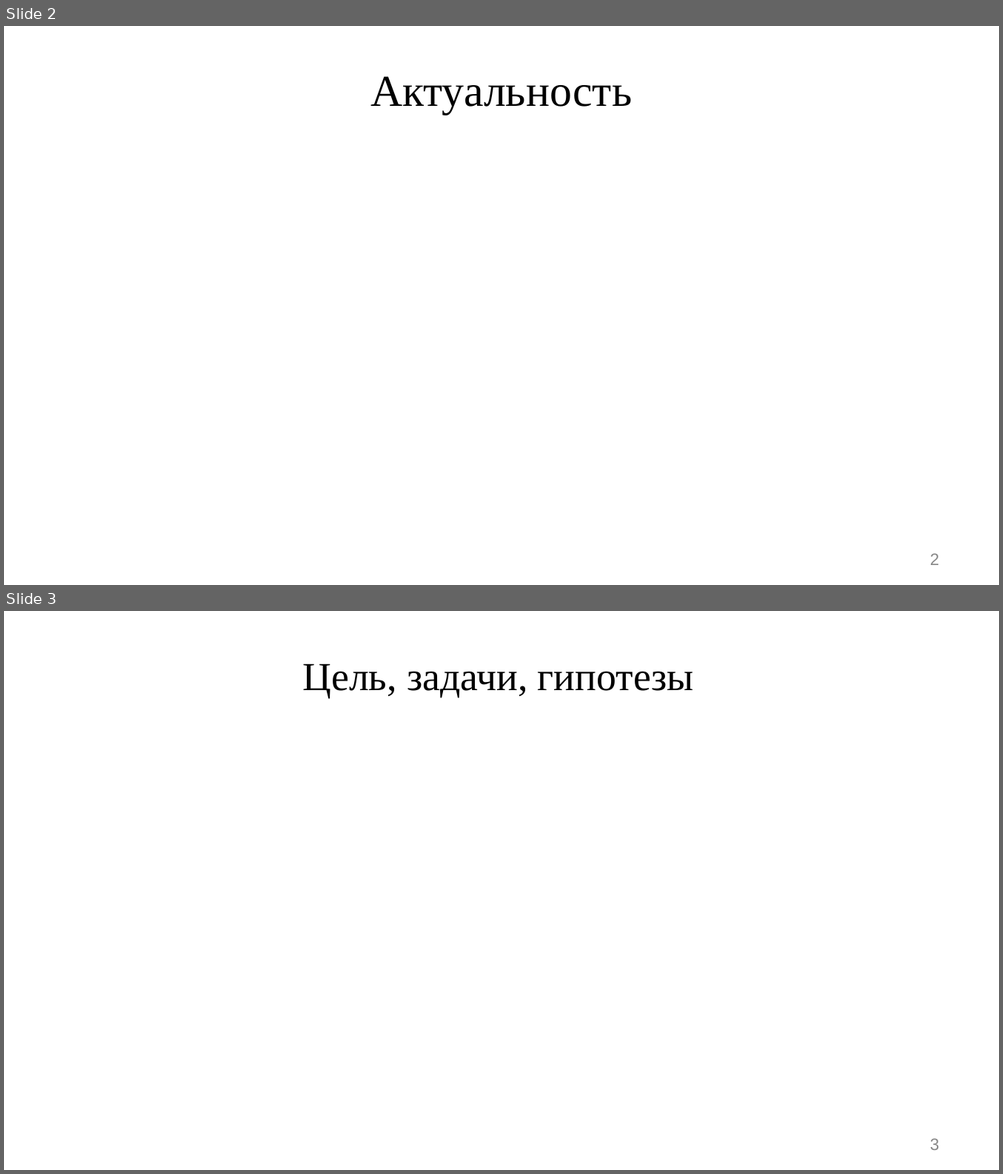
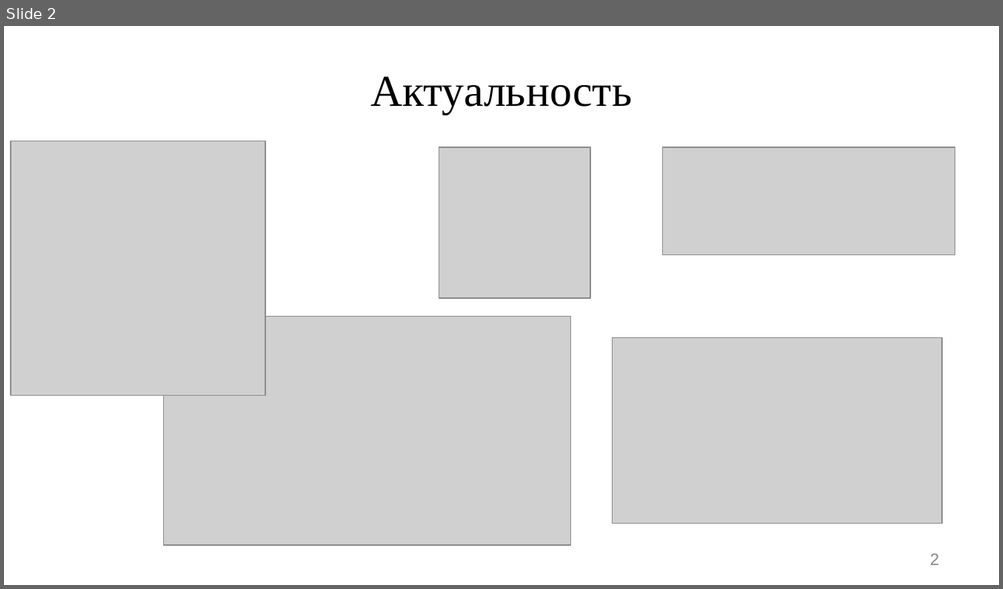
Before and after one commit to Oppelganger/.github, a slide deck: Имитация видео генеративными моделями.pptx. Shown one above the other, each under a label of ours: slides 2 and 3 before the commit, slide 2 after it. The pictures are 1003x1174 and 1003x589 pixels, drawn with LibreOffice and Linux fonts; fonts in the diff are those of the drawing; grey boxes stand for pictures. Boxes give left, top, right and bottom in pixels: in the first picture for what was removed or moved away, otherwise in the second. Text is boxed around its words. In the diff, an @@ line names an element or a change of style, - is before the commit and + after.

```diff
--- a/Имитация видео генеративными моделями.pptx
+++ b/Имитация видео генеративными моделями.pptx
@@ slide 3 removed at box(4, 611, 999, 1170), background #FFFFFF @@
@@ title removed at box(302, 664, 694, 698) @@
-Цель, задачи, гипотезы
@@ page number removed at box(930, 1139, 939, 1150) @@
-3
@@ slide 2 changed as well @@
@@ picture added at box(11, 141, 265, 396) @@
@@ picture added at box(438, 147, 590, 298) @@
@@ picture added at box(663, 147, 955, 255) @@
@@ picture added at box(164, 316, 571, 545) @@
@@ picture added at box(612, 338, 942, 524) @@
```
Also in this commit, not shown: 2 other slides changed, 3 slides added, 2 other slides removed, 10 other files.
